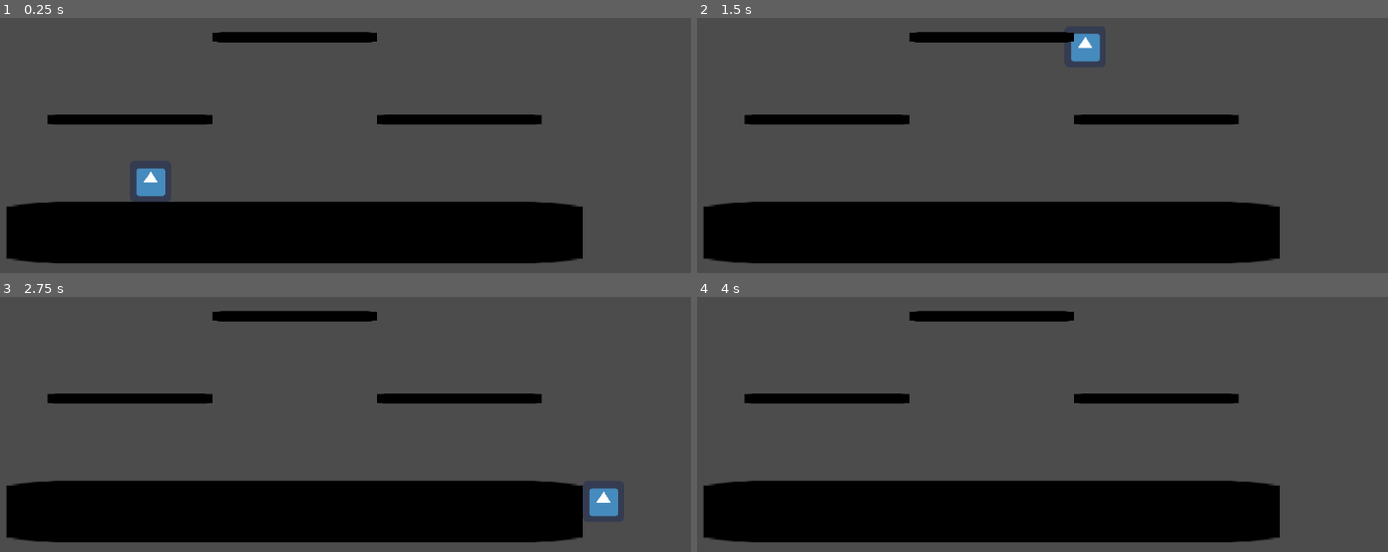
Above: before the commit, frames 1-4 (two rows, left to right).
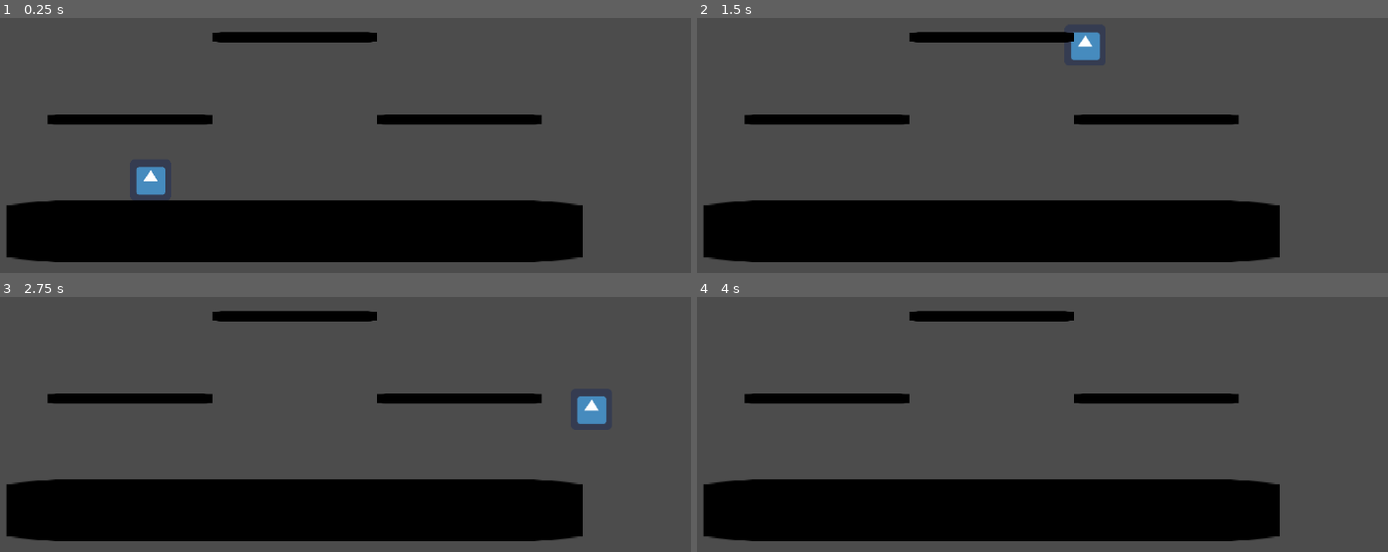
Above: after the commit, the same moments.

Repository: L4igi/PlatformFighterGodot
Game: Godot game, scene res://Stages/Stage1.tscn
Same seed, same stepped clock (60 frames per second), same inputs: the game is played once before the commit and once after it. The engine's default icon, where the game draws it, is replaced by a stand-in: a white triangle on a blue panel in a dark square.
Inputs:
- Up to frame 1 (0.25 s): no input
- Up to frame 2 (1.5 s): tap Enter at 0.5 s; hold D (right) from 0.53 s (still down); tap P (shield, bound only after the commit) at 0.6 s; tap Space (jump) at 0.77, 0.8, 1.07, 1.35 s
- Up to frame 3 (2.75 s): tap Space (jump) at 1.52, 1.82, 2.3 s; tap P (shield, bound only after the commit) at 1.55, 2.1 s; release D (right) at 2.03 s; hold A (left) from 2.03 s (still down)
- Up to frame 4 (4 s): release A (left) at 2.78 s; hold D (right) from 2.78 s (still down); tap P (shield, bound only after the commit) at 2.85 s; tap Space (jump) at 3.02, 3.32, 3.6, 3.77 s

The runs differ from the first frame. In frame 1, 1.1% of the frame differs, in the area x 0-85%, y 58-97%; in frame 2, 1.1%; in frame 3, 1.9%, in the area x 0-90%, y 38-97%; in frame 4, 1.0%.

Commit message:
Character Stats
Added diffetent states depending on character state. Ground Air etc. Made these staes more modular in code

Diff:
--- a/Characters/Character.gd
+++ b/Characters/Character.gd
@@ -12,6 +12,7 @@
 var snapEdgePosition = Vector2()
 var disableInput = false
 var shortHop = true
+var availabelJumps = 2
 
 var directionChange = false
 
@@ -20,14 +21,24 @@
 onready var gravity = 2000
 onready var baseGravity = gravity
 
+enum CharacterState{GROUND, AIR, EDGE, ATTACK, ROLL, STUN}
+
+var currentState = CharacterState.GROUND
+
 func _physics_process(delta):
+	print(currentState)
 	if !disableInput:
-		if !snapEdge:
+		if currentState == CharacterState.EDGE:
+			edge_handler(delta)
+		elif currentState == CharacterState.AIR:
+			air_handler(delta)
+		else:
 			basic_movement(delta)
-		else:
-			snap_edge_input(delta)
 
 func basic_movement(delta):
+	#reset gravity if player is grounded
+	if gravity!=baseGravity:
+		gravity=baseGravity
 	# Horizontal movement code. First, get the player's input.
 	var walk = WALK_FORCE * (Input.get_action_strength("right") - Input.get_action_strength("left"))
 	# Slow down the player if they're not trying to move.
@@ -49,36 +60,17 @@
 
 	# Move based on the velocity and snap to the ground.
 	velocity = move_and_slide_with_snap(velocity, Vector2.DOWN, Vector2.UP)
-
-	#reset gravity if player is jumping
-	if Input.is_action_just_pressed("jump") && gravity != baseGravity:
-		gravity = baseGravity
 	# Check for jumping. is_on_floor() must be called after movement code
-	if is_on_floor() and Input.is_action_just_pressed("jump"):
-		velocity.y = -JUMP_SPEED
-		jumpCount += 1
-		create_jump_timer(0.15)
-	elif !is_on_floor() and Input.is_action_just_pressed("jump") and jumpCount == 1:
-		velocity.y = -JUMP_SPEED
-		jumpCount += 1
-	#rests jump count when player lands back on the ground
-	elif is_on_floor() and jumpCount > 0:
-		jumpCount = 0
-	elif !is_on_floor() and jumpCount == 0:
-		jumpCount = 1
-	#reset gravity
-	elif is_on_floor() && gravity != baseGravity:
-		gravity = baseGravity
-	#shorthop depending on button press length
-	if Input.is_action_just_released("jump") && jumpCount == 1:
-		print("ShortHop")
-		shortHop = true
-
-	#enable collisons with platforms if player is falling down
-	if !collidePlatforms && !is_on_floor() && velocity.y >= 0:
+	if Input.is_action_just_pressed("jump"):
+		#reset gravity if player is jumping
 		collidePlatforms = true
 		set_collision_mask_bit(1,true)
-
+		dropDownCount = 0
+		velocity.y = -JUMP_SPEED
+		jumpCount = 1
+		create_jump_timer(0.15)
+		currentState = CharacterState.AIR
+	#shorthop depending on button press length
 	if Input.is_action_just_pressed("down"):
 		dropDownCount += 1
 		for i in get_slide_count():
@@ -89,15 +81,56 @@
 				create_drop_platform_timer(0.3, false)
 			else:
 				create_drop_platform_timer(0.5, true)
+	#checks if player walked off platform/stage
+	if velocity.y != 0:
+		jumpCount = 1
+		currentState = CharacterState.AIR
+
+#is called when player is in the air
+func air_handler(delta):
+	var walk = WALK_FORCE * (Input.get_action_strength("right") - Input.get_action_strength("left"))
+	# Slow down the player if they're not trying to move.
+	if abs(walk) < WALK_FORCE * 0.2:
+		# The velocity, slowed down a bit, and then reassigned.
+		velocity.x = move_toward(velocity.x, 0, STOP_FORCE * delta)
+	else:
+		if velocity.x >= 0 && walk < 0 || velocity.x <= 0 && walk > 0:
+			directionChange = true
+			velocity.x += walk*3 * delta
+		else:
+			directionChange = false
+			velocity.x += walk * delta
+	# Clamp to the maximum horizontal movement speed.
+	velocity.x = clamp(velocity.x, -WALK_MAX_SPEED, WALK_MAX_SPEED)
+
+	# Vertical movement code. Apply gravity.
+	velocity.y += gravity * delta
+
+	# Move based on the velocity and snap to the ground.
+	velocity = move_and_slide_with_snap(velocity, Vector2.DOWN, Vector2.UP)
+	if Input.is_action_just_pressed("jump") && jumpCount < availabelJumps:
+		if gravity!=baseGravity:
+			gravity=baseGravity
+		velocity.y = -JUMP_SPEED
+		jumpCount += 1
+	if Input.is_action_just_released("jump") && jumpCount == 1:
+		shortHop = true
+	#enable collisons with platforms if player is falling down
+	if !collidePlatforms && velocity.y >= 0:
+		collidePlatforms = true
+		set_collision_mask_bit(1,true)
 	#Fastfall
 	if Input.is_action_just_pressed("down") && !is_on_floor() && velocity.y > 0:
 		gravity = 4000
+	if is_on_floor():
+		currentState = CharacterState.GROUND
 
 func _on_short_hop_timeout():
 	if shortHop:
 		velocity.y=0
 
 func _on_drop_platform_timeout():
+	currentState = CharacterState.AIR
 	collidePlatforms = false
 
 func _on_drop_input_timeout():
@@ -126,6 +159,7 @@
 
 func snap_edge(edgePosition):
 	if !is_on_floor():
+		currentState = CharacterState.EDGE
 		disableInput = true
 		snapEdgePosition = edgePosition
 		velocity = Vector2.ZERO
@@ -138,12 +172,16 @@
 		snapEdge = true
 		disableInput = false
 
-func snap_edge_input(delta):
+func edge_handler(delta):
+	disableInput = true
 	jumpCount = 0
 	velocity = Vector2.ZERO
+	var targetPosition = Vector2.ZERO
 	if Input.is_action_just_pressed("down"):
+		currentState = CharacterState.AIR
 		snapEdge=false
 	elif Input.is_action_just_pressed("jump"):
+		currentState = CharacterState.AIR
 		velocity.y = -JUMP_SPEED
 		jumpCount += 1
 		#disables collisons with platforms if player is jumping upwards
@@ -152,16 +190,61 @@
 		snapEdge=false
 	elif Input.is_action_just_pressed("left"):
 		if global_position < snapEdgePosition:
+			currentState = CharacterState.AIR
 			velocity.x = -WALK_MAX_SPEED/4
-		else:
-			pass
-		snapEdge=false
+			snapEdge=false
+		else:
+			targetPosition = snapEdgePosition - get_character_size()/2
+			$Tween.interpolate_property(self, "position", global_position, targetPosition , 0.5, Tween.TRANS_LINEAR, Tween.EASE_IN)
+			$Tween.start()
+			yield($Tween, "tween_all_completed")
+			snapEdge=false
+			currentState = CharacterState.GROUND
 	elif Input.is_action_just_pressed("right"):
 		if global_position > snapEdgePosition:
 			velocity.x = WALK_MAX_SPEED/4
-		else:
-			pass
-		snapEdge=false
+			snapEdge=false
+			currentState = CharacterState.AIR
+		else:
+			targetPosition = snapEdgePosition - Vector2(-(get_character_size()/2).x,(get_character_size()/2).y)
+			$Tween.interpolate_property(self, "position", global_position, targetPosition , 0.5, Tween.TRANS_LINEAR, Tween.EASE_IN)
+			$Tween.start()
+			yield($Tween, "tween_all_completed")
+			snapEdge=false
+			currentState = CharacterState.GROUND
+	elif Input.is_action_just_pressed("up"):
+		if global_position > snapEdgePosition:
+			#normal getup right edge
+			targetPosition = snapEdgePosition - get_character_size()/2
+			$Tween.interpolate_property(self, "position", global_position, targetPosition , 0.5, Tween.TRANS_LINEAR, Tween.EASE_IN)
+			$Tween.start()
+			yield($Tween, "tween_all_completed")
+			snapEdge=false
+			currentState = CharacterState.GROUND
+		else:
+			targetPosition = snapEdgePosition - Vector2(-(get_character_size()/2).x,(get_character_size()/2).y)
+			$Tween.interpolate_property(self, "position", global_position, targetPosition , 0.5, Tween.TRANS_LINEAR, Tween.EASE_IN)
+			$Tween.start()
+			yield($Tween, "tween_all_completed")
+			snapEdge=false
+			currentState = CharacterState.GROUND
+	elif Input.is_action_just_pressed("shield"):
+		if global_position > snapEdgePosition:
+			#normal getup right edge
+			targetPosition = snapEdgePosition - Vector2((get_character_size()/2).x*4,(get_character_size()/2).y)
+			$Tween.interpolate_property(self, "position", global_position, targetPosition , 0.5, Tween.TRANS_LINEAR, Tween.EASE_IN)
+			$Tween.start()
+			yield($Tween, "tween_all_completed")
+			snapEdge=false
+			currentState = CharacterState.GROUND
+		else:
+			targetPosition = snapEdgePosition - Vector2(-(get_character_size()/2).x*4,(get_character_size()/2).y)
+			$Tween.interpolate_property(self, "position", global_position, targetPosition , 0.5, Tween.TRANS_LINEAR, Tween.EASE_IN)
+			$Tween.start()
+			yield($Tween, "tween_all_completed")
+			snapEdge=false
+			currentState = CharacterState.GROUND
+	disableInput = false
 
 func get_character_size():
 	return $Sprite.texture.get_size()
--- a/Stages/EdgeSnap.tscn
+++ b/Stages/EdgeSnap.tscn
@@ -7,5 +7,5 @@
 
 [node name="CollisionPolygon2D" type="CollisionPolygon2D" parent="."]
 build_mode = 1
-polygon = PoolVector2Array( 35.5563, 0.47731, 40.1812, 12.2499, 38.9199, 34.9541, 25.0451, 52.6129, 4.44313, 60.181, -14.8975, 58.4992, -28.7723, 48.4084, -40.9653, 23.1815, -35.9199, 0.47731 )
+polygon = PoolVector2Array( 0, 0, 8, 16, 0.659256, 37.8972, -8, 16, 0, 0 )
 [connection signal="body_entered" from="." to="." method="_on_EdgeSnap_body_entered"]
--- a/Stages/Stage1.tscn
+++ b/Stages/Stage1.tscn
@@ -7,7 +7,7 @@
 [node name="Stage" type="Node2D"]
 
 [node name="Character" parent="." instance=ExtResource( 3 )]
-position = Vector2( 384, 426.079 )
+position = Vector2( 384, 416 )
 
 [node name="PlatformLeft" parent="." instance=ExtResource( 2 )]
 position = Vector2( 352, 322.079 )
@@ -19,4 +19,4 @@
 position = Vector2( 864, 322.079 )
 
 [node name="CenterStage" parent="." instance=ExtResource( 1 )]
-position = Vector2( 608, 482.079 )
+position = Vector2( 608, 480 )
--- a/project.godot
+++ b/project.godot
@@ -60,6 +60,24 @@
 , Object(InputEventJoypadButton,"resource_local_to_scene":false,"resource_name":"","device":0,"button_index":3,"pressure":0.0,"pressed":false,"script":null)
  ]
 }
+shield={
+"deadzone": 0.5,
+"events": [ Object(InputEventKey,"resource_local_to_scene":false,"resource_name":"","device":0,"alt":false,"shift":false,"control":false,"meta":false,"command":false,"pressed":false,"scancode":80,"unicode":0,"echo":false,"script":null)
+, Object(InputEventJoypadButton,"resource_local_to_scene":false,"resource_name":"","device":0,"button_index":6,"pressure":0.0,"pressed":false,"script":null)
+ ]
+}
+grab={
+"deadzone": 0.5,
+"events": [ Object(InputEventKey,"resource_local_to_scene":false,"resource_name":"","device":0,"alt":false,"shift":false,"control":false,"meta":false,"command":false,"pressed":false,"scancode":79,"unicode":0,"echo":false,"script":null)
+, Object(InputEventJoypadButton,"resource_local_to_scene":false,"resource_name":"","device":0,"button_index":7,"pressure":0.0,"pressed":false,"script":null)
+ ]
+}
+Attack={
+"deadzone": 0.5,
+"events": [ Object(InputEventKey,"resource_local_to_scene":false,"resource_name":"","device":0,"alt":false,"shift":false,"control":false,"meta":false,"command":false,"pressed":false,"scancode":76,"unicode":0,"echo":false,"script":null)
+, Object(InputEventJoypadButton,"resource_local_to_scene":false,"resource_name":"","device":0,"button_index":0,"pressure":0.0,"pressed":false,"script":null)
+ ]
+}
 
 [layer_names]
 
